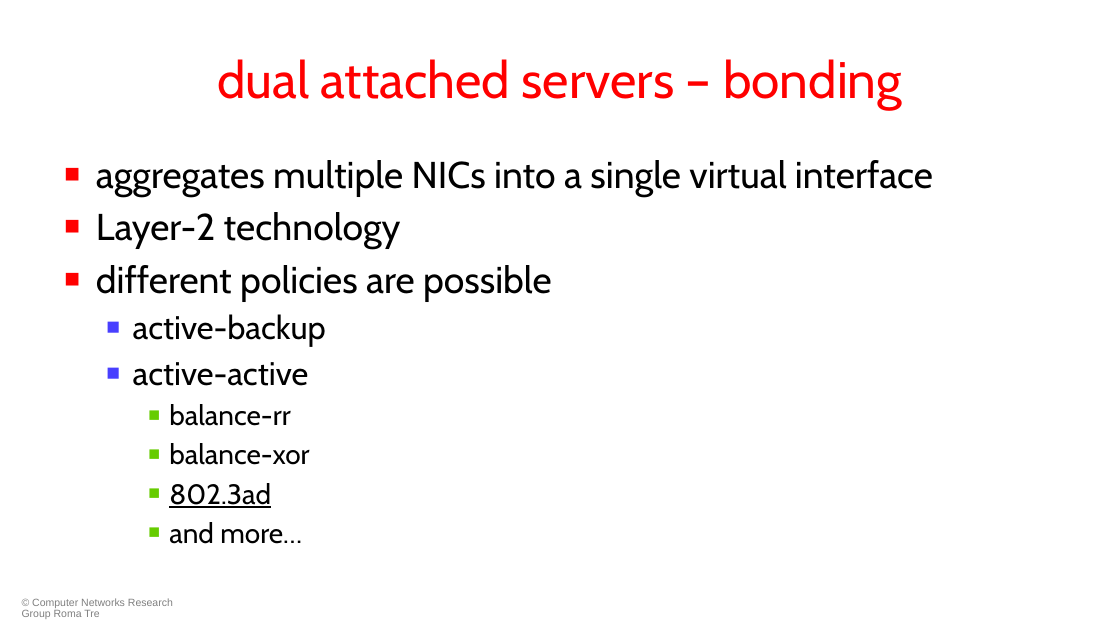
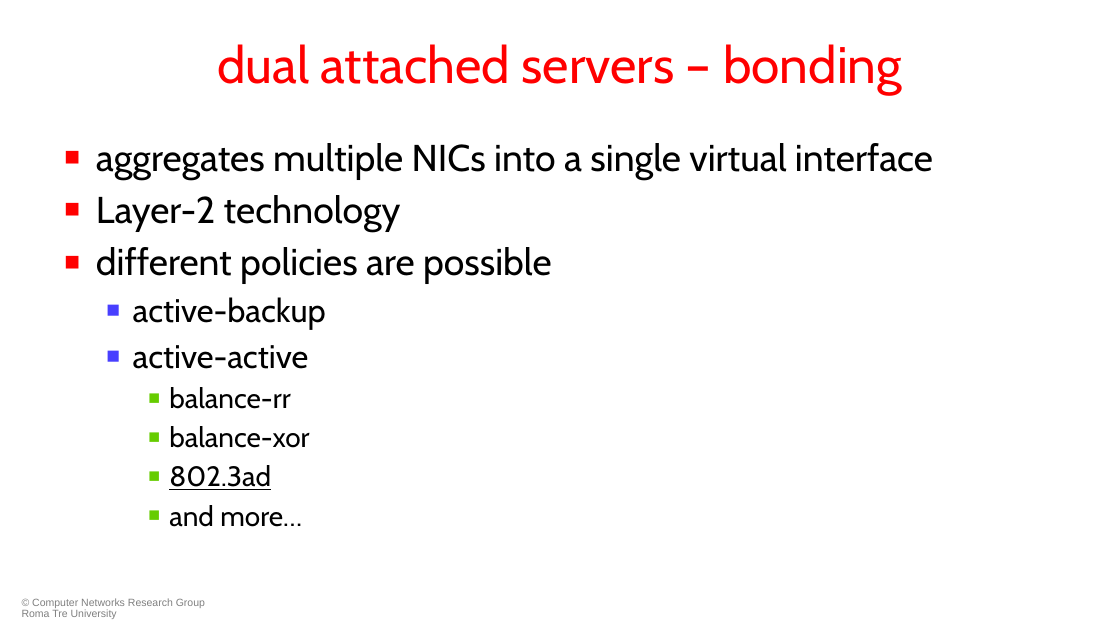
Before and after one commit to KatharaFramework/Kathara-Labs, a slide deck: slide 44 of main-labs/data-center-routing/data-center-vxlan/052-kathara-data_center_vxlan.pptx. Drawn at 1120x630 pixels with LibreOffice and Linux fonts; fonts in the diff are those of the drawing; background and template pictures are left out. Boxes give left, top, right and bottom in pixels: in the first picture for what was removed or moved away, otherwise in the second. Text is boxed around its words. In the diff, an @@ line names an element or a change of style, - is before the commit and + after.

```diff
--- a/main-labs/data-center-routing/data-center-vxlan/052-kathara-data_center_vxlan.pptx
+++ b/main-labs/data-center-routing/data-center-vxlan/052-kathara-data_center_vxlan.pptx
@@ title "dual attached servers – bonding": place and size @@
-title "dual attached servers – bonding" at bbox=[217, 59, 902, 109]
+title "dual attached servers – bonding" at bbox=[217, 44, 902, 94]
@@ text "aggregates multiple NICs into a ...": place and size @@
-text "aggregates multiple NICs into a ..." at bbox=[96, 160, 933, 544]
+text "aggregates multiple NICs into a ..." at bbox=[96, 143, 933, 527]
@@ text at bbox=[22, 598, 205, 619]: text changed @@
-© Computer Networks Research Group Roma Tre
+© Computer Networks Research Group Roma Tre University
```
Also in this commit, not shown: 60 other slides changed, 4 other files.
